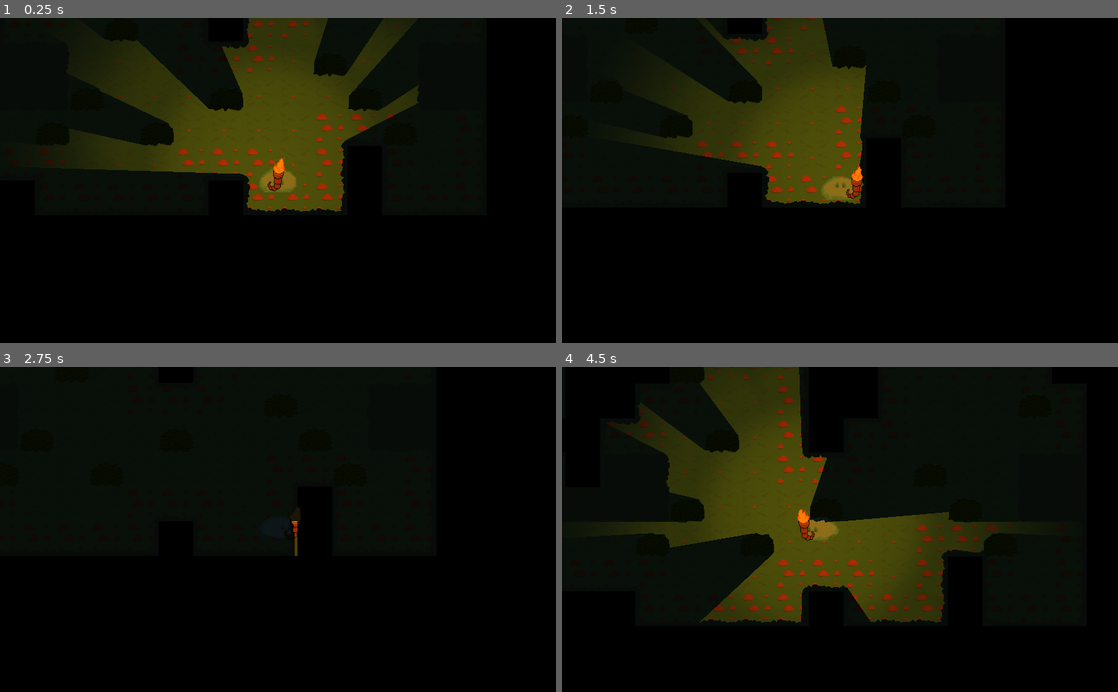
Above: before the commit, frames 1-4 (two rows, left to right).
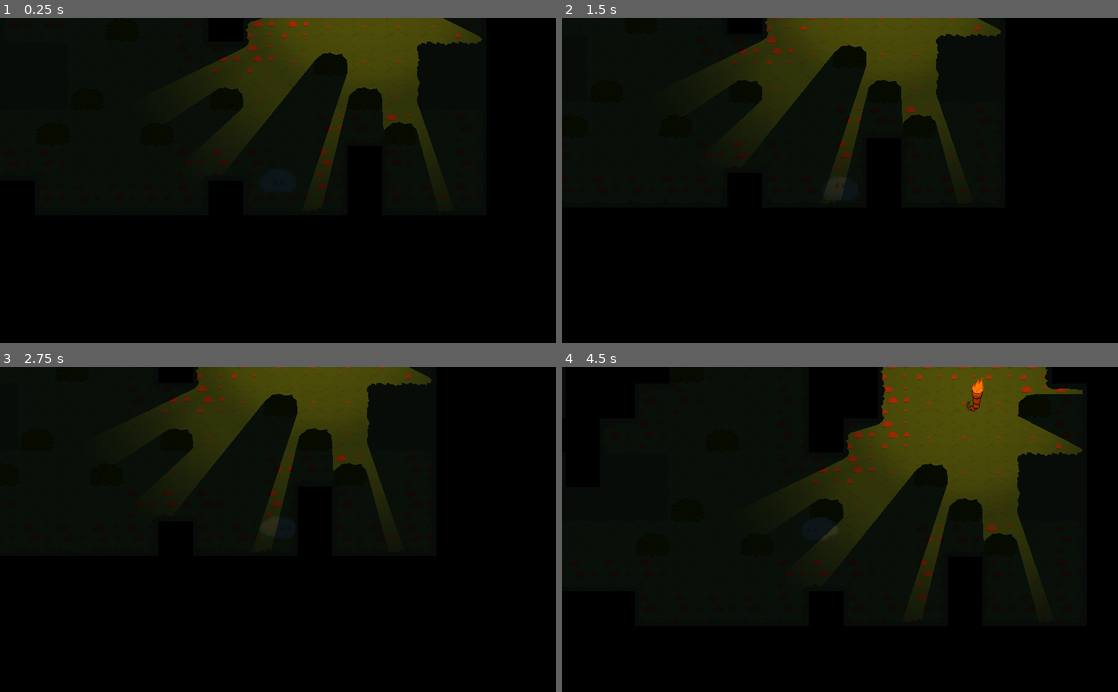
Above: after the commit, the same moments.

Repository: artis-krams/ggj21-lost-slime
Game: Godot game, scene res://Main2D.tscn
The game is run twice, just before and just after one commit, with the same random seed, the same clock (stepped at 60 frames per second) and the same inputs.
Inputs:
- Up to frame 1 (0.25 s): no input
- Up to frame 2 (1.5 s): tap Enter at 0.5 s; hold Right (right) 0.53-1.28 s; hold S (down) from 1.28 s (still down)
- Up to frame 3 (2.75 s): release S (down) at 2.03 s; hold Right (right) from 2.03 s (still down)
- Up to frame 4 (4.5 s): release Right (right) at 2.78 s; hold W (up) 2.78-3.53 s; hold A (left) from 3.53 s (still down)

The runs differ from the first frame. In frame 1, 19% of the frame differs, in the area x 7-87%, y 0-60%; in frame 2, 14%; in frame 3, 8.9%; in frame 4, 35%, in the area x 8-94%, y 0-79%.

Commit message:
More torch fixes

Diff:
--- a/Torch.tscn
+++ b/Torch.tscn
@@ -10,7 +10,7 @@
 [ext_resource path="res://Torch.gd" type="Script" id=8]
 
 [sub_resource type="RectangleShape2D" id=1]
-extents = Vector2( 23.1883, 28.6667 )
+extents = Vector2( 12.4053, 9.61076 )
 
 [sub_resource type="Animation" id=2]
 resource_name = "torch"
@@ -26,18 +26,6 @@
 "transitions": PoolRealArray( 1, 1, 1, 1, 1, 1 ),
 "update": 0,
 "values": [ ExtResource( 7 ), ExtResource( 3 ), ExtResource( 5 ), ExtResource( 2 ), ExtResource( 4 ), ExtResource( 6 ) ]
-}
-tracks/1/type = "value"
-tracks/1/path = NodePath(".:position")
-tracks/1/interp = 1
-tracks/1/loop_wrap = true
-tracks/1/imported = false
-tracks/1/enabled = true
-tracks/1/keys = {
-"times": PoolRealArray( 0 ),
-"transitions": PoolRealArray( 1 ),
-"update": 0,
-"values": [ Vector2( 0, -10 ) ]
 }
 
 [sub_resource type="Animation" id=3]
@@ -125,14 +113,16 @@
 script = ExtResource( 8 )
 
 [node name="CollisionShape2D" type="CollisionShape2D" parent="."]
-scale = Vector2( 1, 1 )
+position = Vector2( -6.61459, 18.8988 )
 shape = SubResource( 1 )
 
 [node name="Light2D" type="Light2D" parent="."]
-scale = Vector2( 1, 1 )
 texture = ExtResource( 1 )
 color = Color( 1, 0.447059, 0, 1 )
 shadow_enabled = true
+__meta__ = {
+"_edit_lock_": true
+}
 
 [node name="Sprite" type="Sprite" parent="."]
 texture = ExtResource( 7 )
